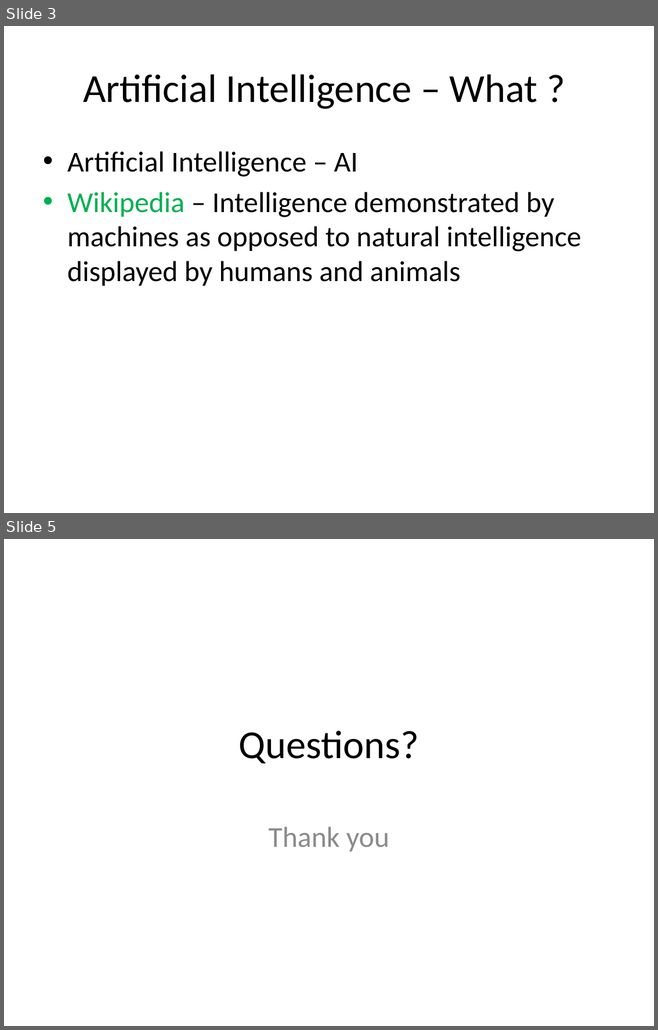
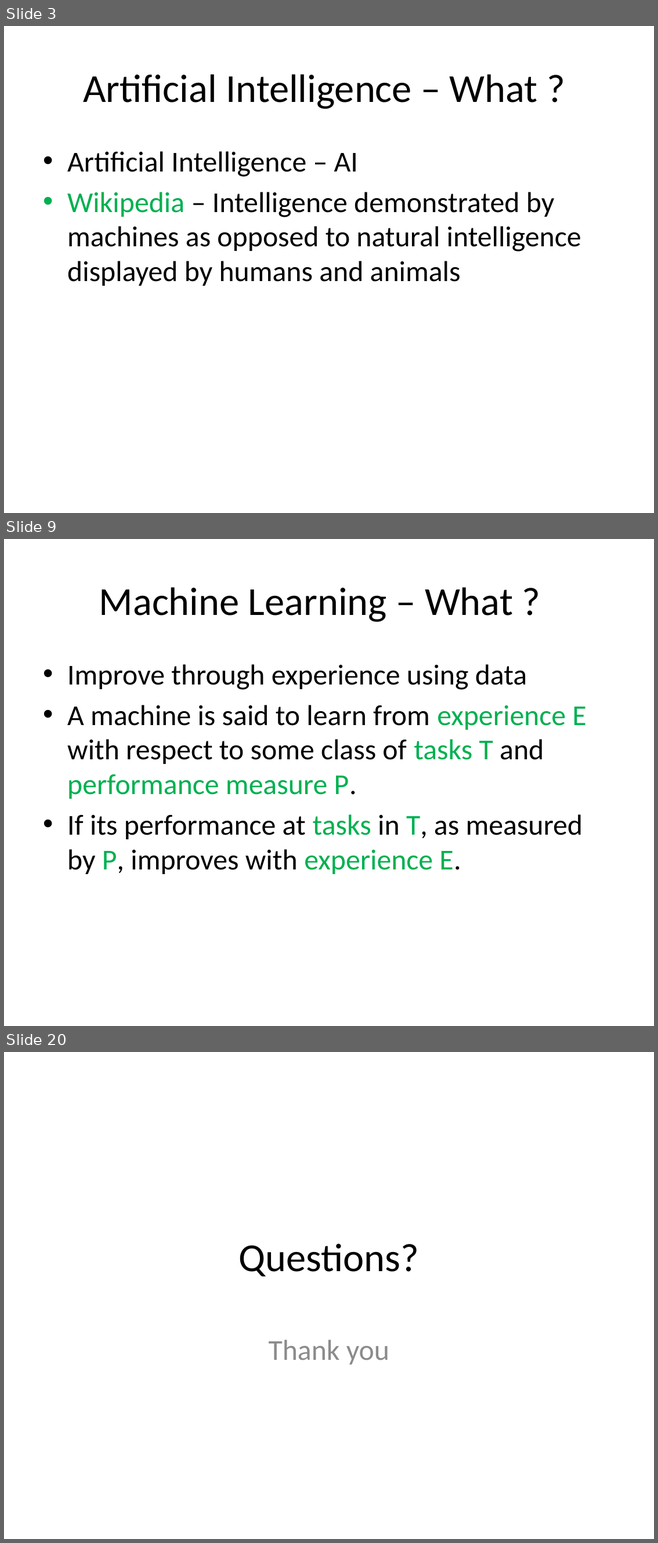
Before and after one commit to look4pritam/ArtificialIntelligence, a slide deck: presentations/AI/ArtificialIntelligence.pptx. Shown one above the other, each under a label of ours: slides 3 and 5 before the commit, slides 3, 9 and 20 after it; the slides between them are not shown. The pictures are 658x1030 and 658x1543 pixels, drawn with LibreOffice and Linux fonts; fonts in the diff are those of the drawing. Boxes give left, top, right and bottom in pixels: in the first picture for what was removed or moved away, otherwise in the second. Text is boxed around its words. In the diff, an @@ line names an element or a change of style, - is before the commit and + after.

```diff
--- a/presentations/AI/ArtificialIntelligence.pptx
+++ b/presentations/AI/ArtificialIntelligence.pptx
@@ slide 9 added at (4, 539, 654, 1026), background #FFFFFF @@
@@ title added at (99, 587, 513, 622), 44 pt, text #000000 @@
+Machine Learning – What ?
@@ text added at (67, 664, 586, 874), 32 pt, text #000000 @@
+• Improve through experience using data
+• A machine is said to learn from experience E with respect to some class of tasks T and performance measure P.
+• If its performance at tasks in T, as measured by P, improves with experience E.
@@ what was slide 5 is now slide 20 @@
```
Also in this commit, not shown: 2 slides changed, 14 other slides added.
